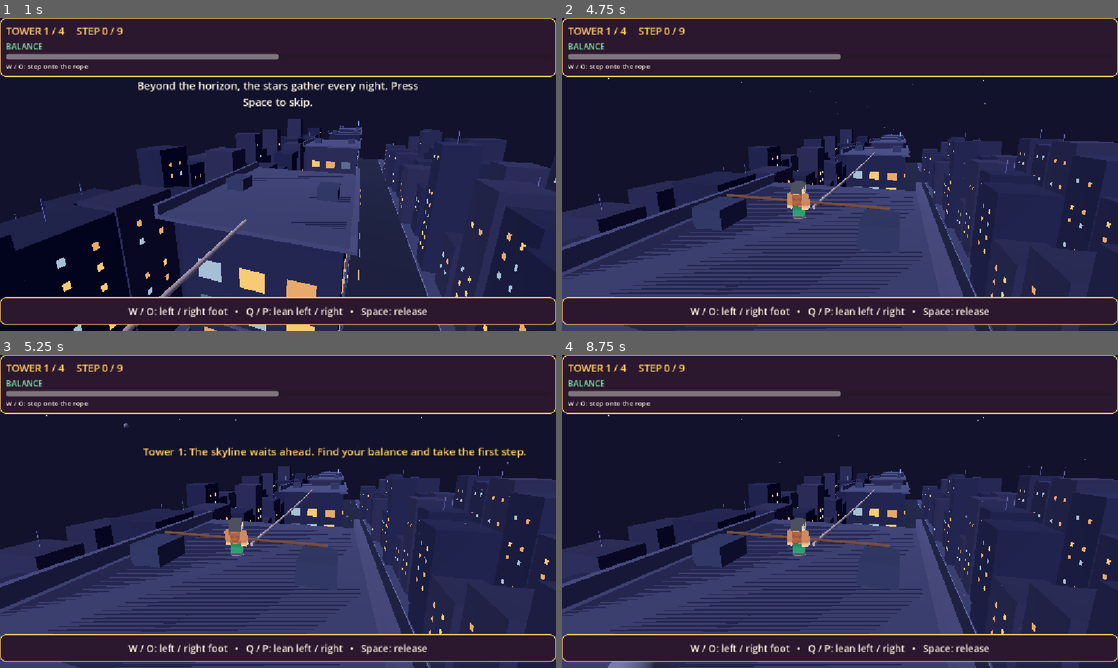
Above: before the commit, frames 1-4 (two rows, left to right).
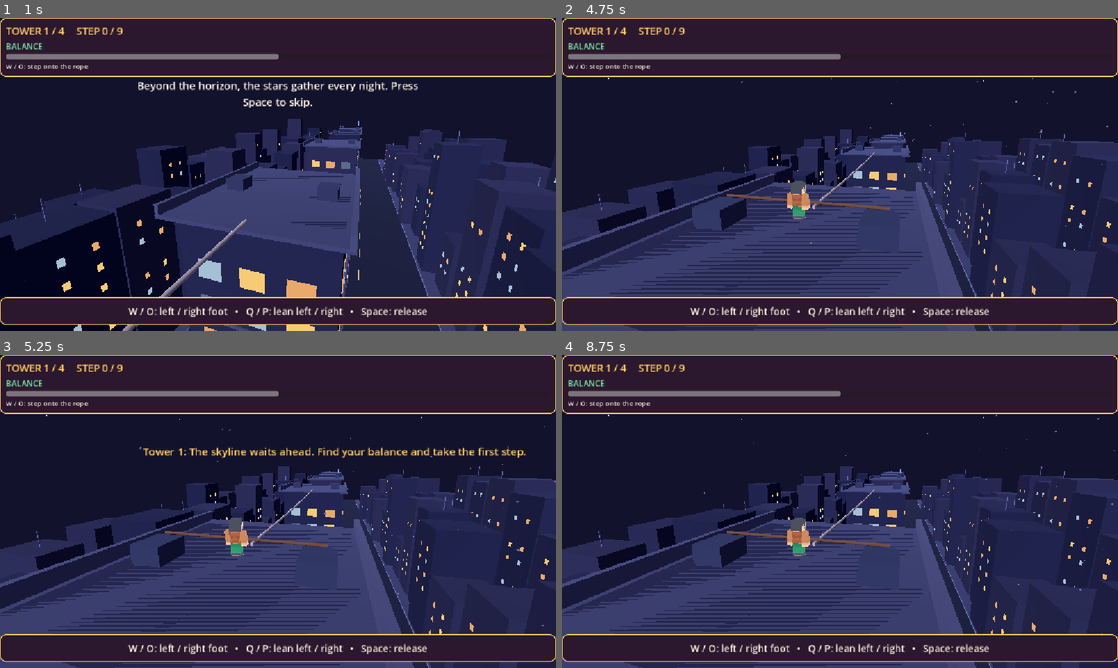
Above: after the commit, the same moments.

Repository: Ady-computerscience/tightrope_walker_alpha
Game: Godot game, scene res://scenes/main.tscn
The game is run twice, just before and just after one commit, with the same random seed, the same clock (stepped at 60 frames per second) and the same inputs.
Inputs:
- Up to frame 1 (1 s): tap Space (release) at 0.5, 0.6 s; hold P (lean_right) from 0.53 s (still down)
- Up to frame 2 (4.75 s): release P (lean_right) at 1.28 s; hold Q (lean_left) 1.28-2.03 s; tap E at 1.35, 2.85, 4.35 s; hold P (lean_right) 2.03-3.53 s; tap Space (release) at 2.1, 3.6 s; tap R (restart_run) at 2.75, 3.5 s; hold Q (lean_left) from 3.53 s (still down)
- Up to frame 3 (5.25 s): keep holding Q (lean_left); tap R (restart_run) at 5 s; tap Space (release) at 5.1 s
- Up to frame 4 (8.75 s): release Q (lean_left) at 5.78 s; hold P (lean_right) 5.78-8.03 s; tap E at 5.85, 7.35 s; tap Space (release) at 6.6, 8.1 s; hold Q (lean_left) from 8.03 s (still down)

Frame 1 is identical in both runs. In frame 2, less than 0.1% of the frame differs, in the area x 32-99%, y 19-73%; in frame 3, less than 0.1%; in frame 4, 0.2%, in the area x 8-100%, y 19-100%.

Commit message:
Increase snow particles

Diff:
--- a/scripts/game.gd
+++ b/scripts/game.gd
@@ -444,7 +444,7 @@
 			bird_animation.play(BIRD_FLY_ANIMATION)
 		birds.append(bird)
 	snow = CPUParticles3D.new()
-	snow.amount = 120
+	snow.amount = 300
 	snow.lifetime = 8.0
 	snow.emission_shape = CPUParticles3D.EMISSION_SHAPE_BOX
 	snow.emission_box_extents = Vector3(22.0, 2.0, 24.0)
